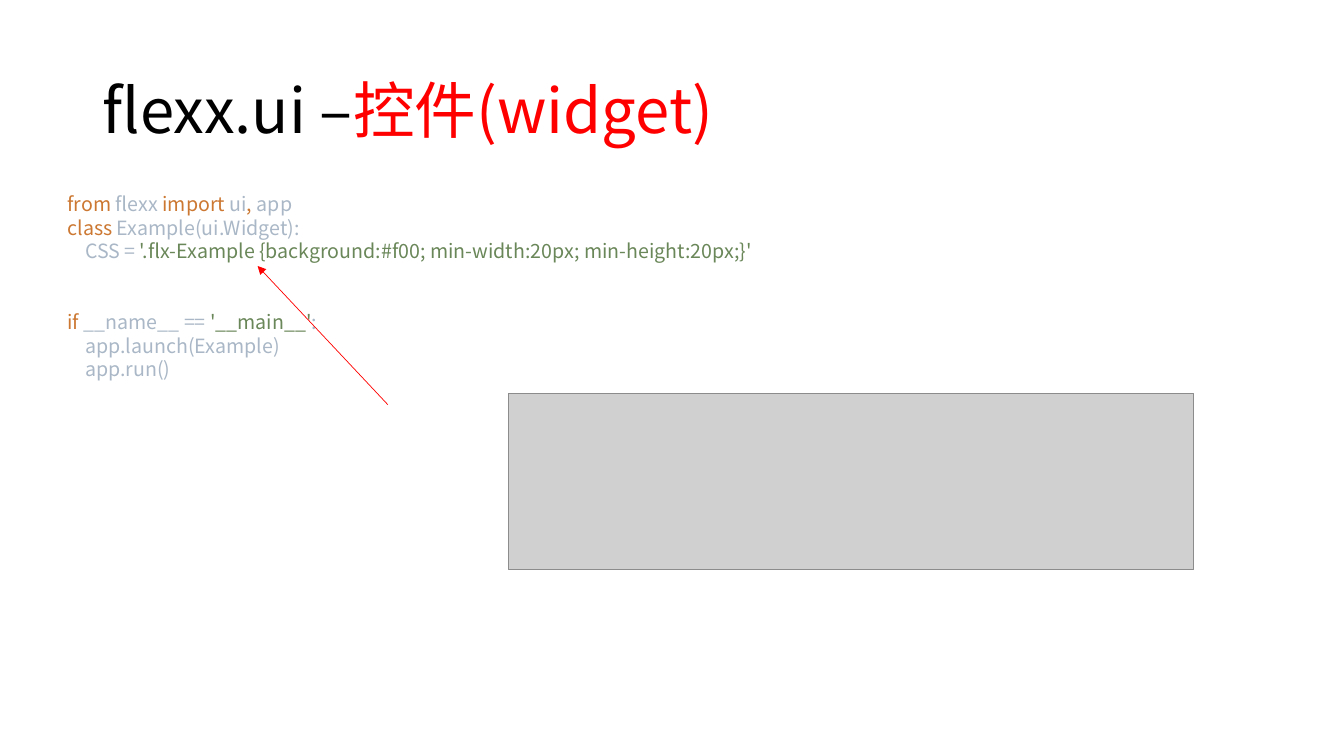
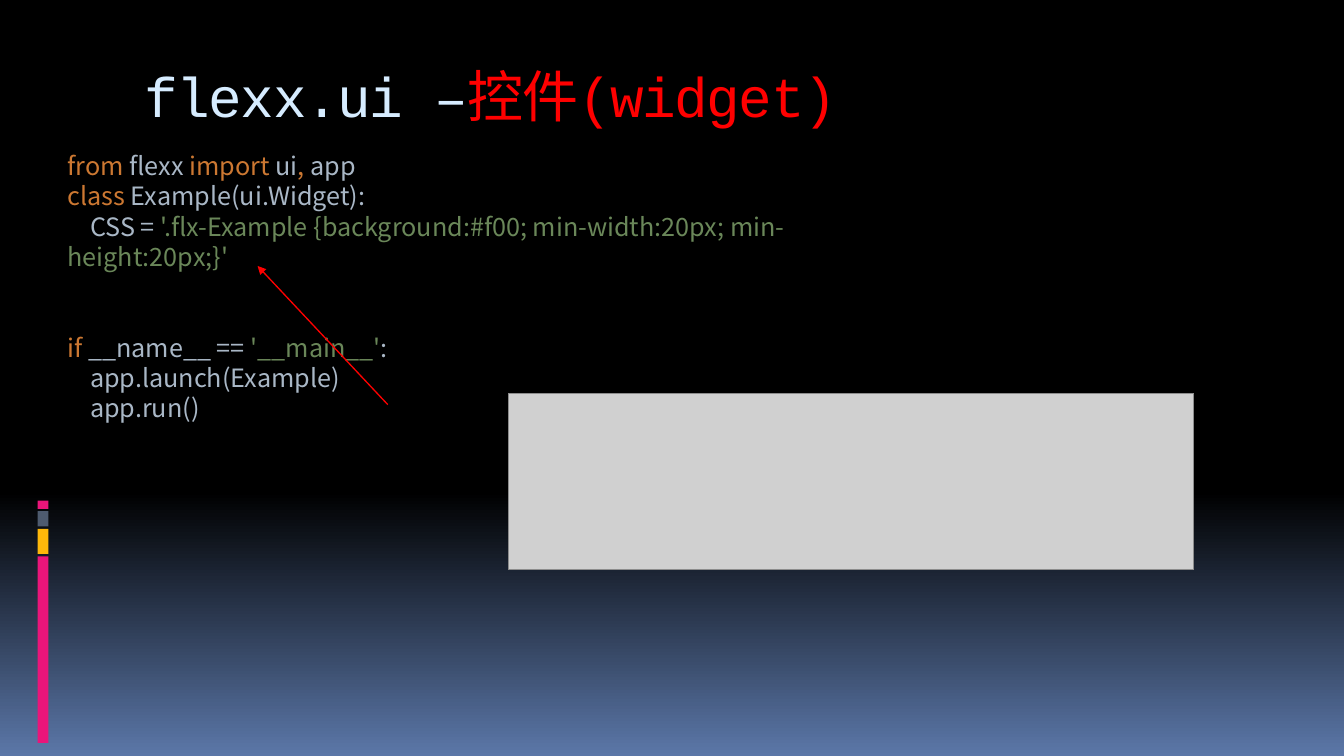
Before and after one commit to 260936767/UpdateServer, a slide deck: slide 14 of flexx_study/report for python&flexx.pptx (slide 10 before the commit). Drawn at 1344x756 pixels with LibreOffice and Linux fonts; fonts in the diff are those of the drawing; grey boxes stand for pictures. Boxes give left, top, right and bottom in pixels: in the first picture for what was removed or moved away, otherwise in the second. Text is boxed around its words. In the diff, an @@ line names an element or a change of style, - is before the commit and + after.

```diff
--- a/flexx_study/report for python&flexx.pptx
+++ b/flexx_study/report for python&flexx.pptx
@@ background #FFFFFF to gradient #000000 to #5B77A8 @@
@@ rectangle added at (0,5,20,45), fill #000000 @@
@@ title "flexx.ui –控件(widget)": place and size @@
-title "flexx.ui –控件(widget)" at (102,81,713,149)
+title "flexx.ui –控件(widget)" at (144,77,837,129)
@@ title "flexx.ui –控件(widget)" at (144,77,837,129): size 44 to 40 pt, font Noto Sans CJK SC to Courier New, letter spacing 0 to -1 pt; text colour #000000 to #D6ECFF in "flexx.ui –控件(widget)"; line spacing 0.9 to 1; vertical alignment middle to top @@
@@ rectangle added at (32,75,33,115), fill #000000 @@
@@ rectangle added at (36,75,37,115), fill #000000 @@
@@ rectangle added at (39,75,43,115), fill #000000 @@
@@ rectangle added at (45,75,52,115), fill #000000 @@
@@ text "from flexx import ui, app ...": place and size @@
-text "from flexx import ui, app ..." at (67,195,752,381)
+text "from flexx import ui, app ..." at (67,154,784,423)
@@ text "from flexx import ui, app ..." at (67,154,784,423): size 14 to 18 pt @@
@@ arrow (388, 404) - (258, 266): stroke #FF0000 0.5 pt to #FF0000 0.94 pt @@
@@ rectangle added at (37,501,48,509), fill #EA157A @@
@@ rectangle added at (37,529,48,555), fill #FEB80A @@
@@ rectangle added at (37,511,48,526), fill #4E5B6F @@
@@ rectangle added at (37,557,48,743), fill #EA157A @@
```
Also in this commit, not shown: 38 other slides changed, 5 slides added, 1 slide removed.
